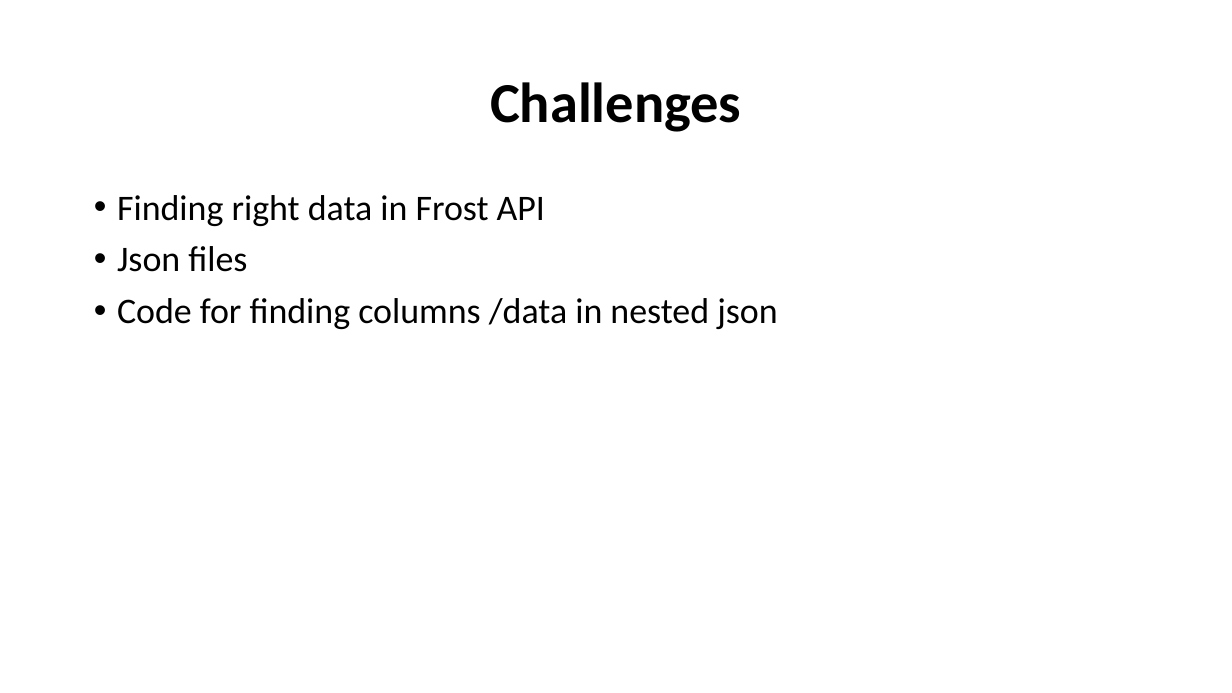
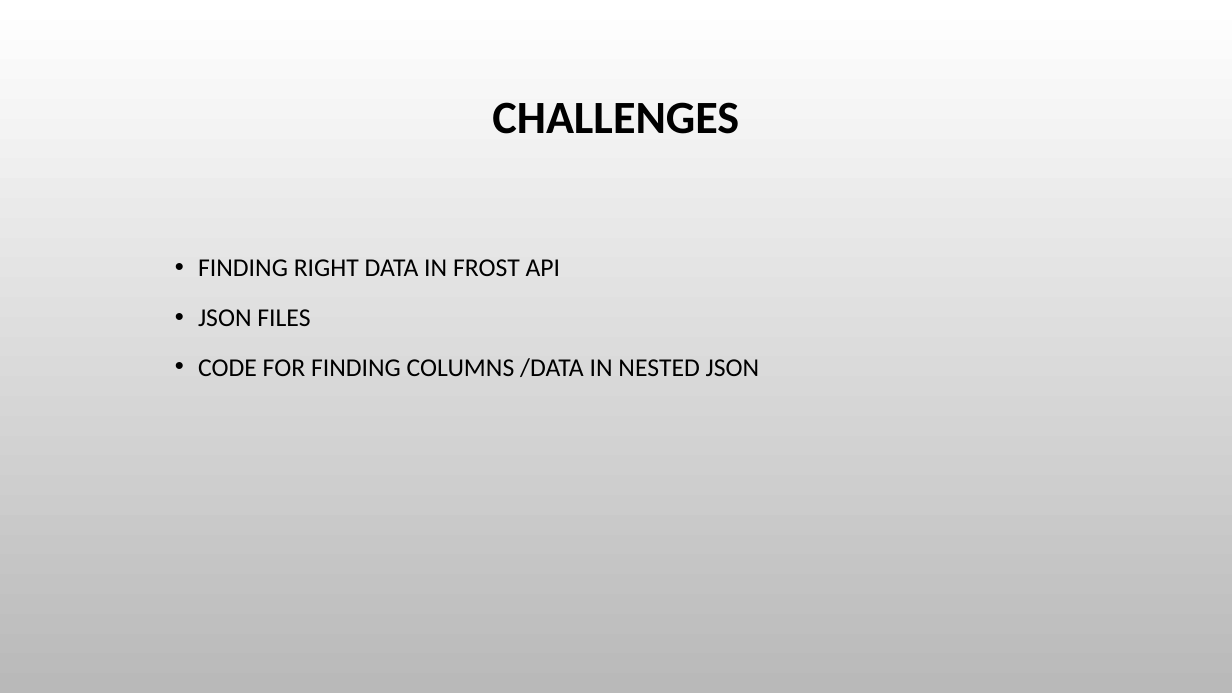
Before and after one commit to tonande02/biking_engineers, a slide deck: slide 5 of _planning_and_organising/Presentation 1.pptx. Drawn at 1232x693 pixels with LibreOffice and Linux fonts; fonts in the diff are those of the drawing; background and template pictures are left out. Boxes give left, top, right and bottom in pixels: in the first picture for what was removed or moved away, otherwise in the second. Text is boxed around its words. In the diff, an @@ line names an element or a change of style, - is before the commit and + after.

```diff
--- a/_planning_and_organising/Presentation 1.pptx
+++ b/_planning_and_organising/Presentation 1.pptx
@@ background #FFFFFF to picture (left out) @@
@@ title at (492,102,739,134): text changed; size 44 to 36 pt @@
-Challenges
+CHALLENGES
@@ text at (198,259,760,377): text changed; size 28 to 20 pt @@
-• Finding right data in Frost API
-• Json files
-• Code for finding columns /data in nested json
+• FINDING RIGHT DATA IN FROST API
+• JSON FILES
+• CODE FOR FINDING COLUMNS /DATA IN NESTED JSON
```
Also in this commit, not shown: 3 other slides changed, 3 slides added, 2 slides removed.
